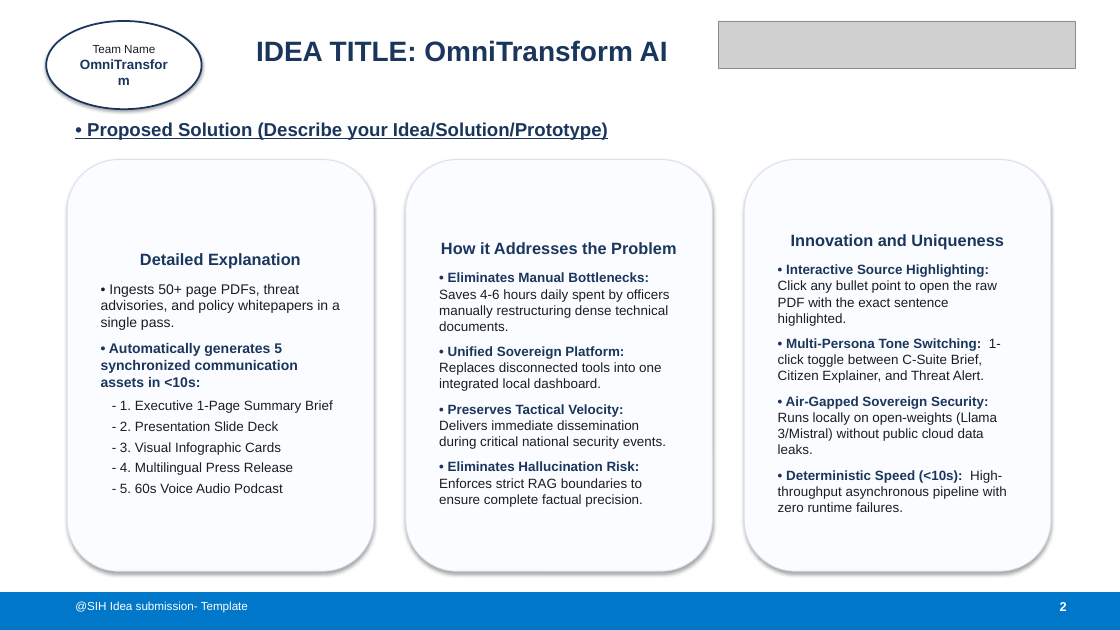
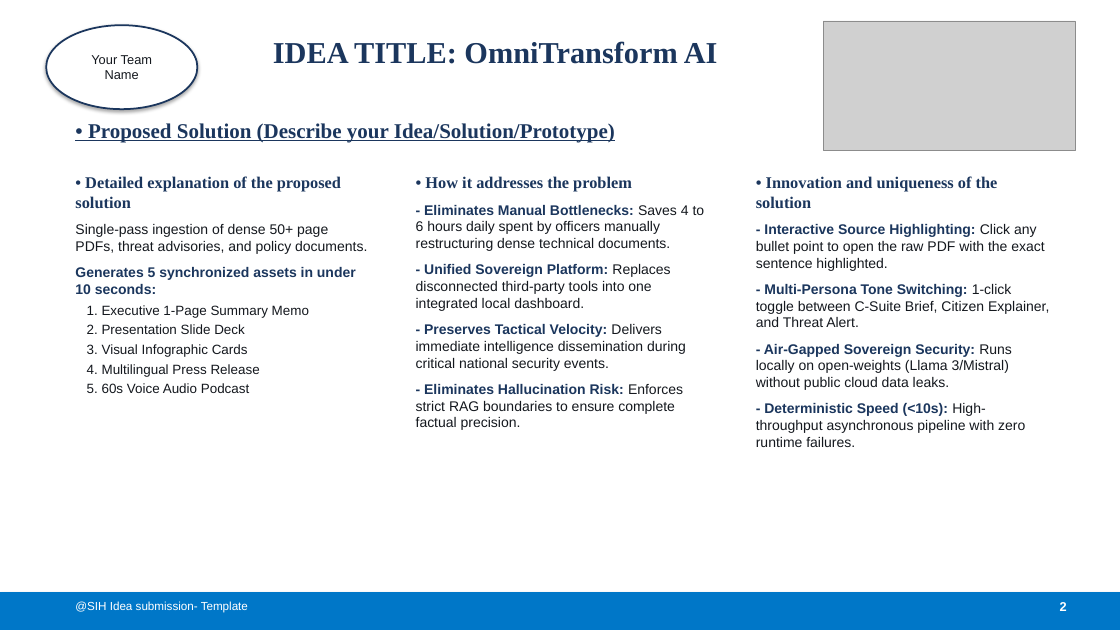
Before and after one commit to hrlpavan/sih-2026-media-problem-statements, a slide deck: slide 2 of SIH2026_Idea_Presentation_PS26154.pptx. Drawn at 1120x630 pixels with LibreOffice and Linux fonts; fonts in the diff are those of the drawing; grey boxes stand for pictures. Boxes give left, top, right and bottom in pixels: in the first picture for what was removed or moved away, otherwise in the second. Text is boxed around its words. In the diff, an @@ line names an element or a change of style, - is before the commit and + after.

Commit message:
Update SIH 2026 presentation with exact standalone SIH logo, Times New Roman typography, unnested easy-edit textboxes, and clean infographics

```diff
--- a/SIH2026_Idea_Presentation_PS26154.pptx
+++ b/SIH2026_Idea_Presentation_PS26154.pptx
@@ ellipse "Your Team": place and size @@
-ellipse "Your Team" at box(46, 21, 202, 109)
+ellipse "Your Team" at box(46, 25, 197, 109)
@@ text "IDEA TITLE: OmniTransform AI": place and size @@
-text "IDEA TITLE: OmniTransform AI" at box(256, 41, 668, 61)
+text "IDEA TITLE: OmniTransform AI" at box(273, 41, 718, 64)
@@ text "IDEA TITLE: OmniTransform AI" at box(273, 41, 718, 64): size 24 to 26 pt, font Arial to Times New Roman @@
@@ picture: place and size @@
-picture at box(718, 21, 1075, 68)
+picture at box(823, 21, 1075, 150)
@@ text in ellipse at box(91, 55, 152, 79): text changed; size 11.5 to 11 pt; text colour #1B365D to #14181E; bold off @@
-Team Name
-OmniTransform
+Your Team
+Name
@@ text "• Proposed Solution (Describe your ..." at box(88, 123, 615, 143): size 16 to 18 pt, font Arial to Times New Roman @@
@@ vertical alignment middle to top; fill #FAFCFF to none; outline #D7E1EE 0.75 pt to none; shadow off in 3 elements at box(756, 176, 1049, 447), box(416, 176, 705, 430), box(75, 176, 367, 393) @@
@@ text "• Detailed explanation of the ...": place and size @@
-text "• Detailed explanation of the ..." at box(67, 160, 374, 571)
+text "• Detailed explanation of the ..." at box(75, 176, 367, 393)
@@ text at box(75, 176, 367, 393): text changed; size 12 to 11.5 pt; text colour #191E24 to #14181E @@
-Detailed Explanation
-• Ingests 50+ page PDFs, threat advisories, and policy whitepapers in a single pass.
-• Automatically generates 5 synchronized communication assets in <10s:
-- 1. Executive 1-Page Summary Brief
-- 2. Presentation Slide Deck
-- 3. Visual Infographic Cards
-- 4. Multilingual Press Release
-- 5. 60s Voice Audio Podcast
+• Detailed explanation of the proposed solution
+Single-pass ingestion of dense 50+ page PDFs, threat advisories, and policy documents.
+Generates 5 synchronized assets in under 10 seconds:
+1. Executive 1-Page Summary Memo
+2. Presentation Slide Deck
+3. Visual Infographic Cards
+4. Multilingual Press Release
+5. 60s Voice Audio Podcast
@@ text "• How it addresses the ...": place and size @@
-text "• How it addresses the ..." at box(406, 160, 712, 571)
+text "• How it addresses the ..." at box(416, 176, 705, 430)
@@ text at box(416, 176, 705, 430): text changed; size 11.5 to 12 pt; text colour #191E24 to #14181E @@
-How it Addresses the Problem
-• Eliminates Manual Bottlenecks: Saves 4-6 hours daily spent by officers manually restructuring dense technical documents.
-• Unified Sovereign Platform: Replaces disconnected tools into one integrated local dashboard.
-• Preserves Tactical Velocity: Delivers immediate dissemination during critical national security events.
-• Eliminates Hallucination Risk: Enforces strict RAG boundaries to ensure complete factual precision.
+• How it addresses the problem
+- Eliminates Manual Bottlenecks: Saves 4 to 6 hours daily spent by officers manually restructuring dense technical documents.
+- Unified Sovereign Platform: Replaces disconnected third-party tools into one integrated local dashboard.
+- Preserves Tactical Velocity: Delivers immediate intelligence dissemination during critical national security events.
+- Eliminates Hallucination Risk: Enforces strict RAG boundaries to ensure complete factual precision.
@@ text "• Innovation and uniqueness of ...": place and size @@
-text "• Innovation and uniqueness of ..." at box(744, 160, 1051, 571)
+text "• Innovation and uniqueness of ..." at box(756, 176, 1049, 447)
@@ text at box(756, 176, 1049, 447): text changed; size 11.5 to 12 pt; text colour #191E24 to #14181E @@
-Innovation and Uniqueness
-• Interactive Source Highlighting: Click any bullet point to open the raw PDF with the exact sentence highlighted.
-• Multi-Persona Tone Switching: 1-click toggle between C-Suite Brief, Citizen Explainer, and Threat Alert.
-• Air-Gapped Sovereign Security: Runs locally on open-weights (Llama 3/Mistral) without public cloud data leaks.
-• Deterministic Speed (<10s): High-throughput asynchronous pipeline with zero runtime failures.
+• Innovation and uniqueness of the solution
+- Interactive Source Highlighting: Click any bullet point to open the raw PDF with the exact sentence highlighted.
+- Multi-Persona Tone Switching: 1-click toggle between C-Suite Brief, Citizen Explainer, and Threat Alert.
+- Air-Gapped Sovereign Security: Runs locally on open-weights (Llama 3/Mistral) without public cloud data leaks.
+- Deterministic Speed (<10s): High-throughput asynchronous pipeline with zero runtime failures.
```
Also in this commit, not shown: 5 other slides changed, 2 other files.
